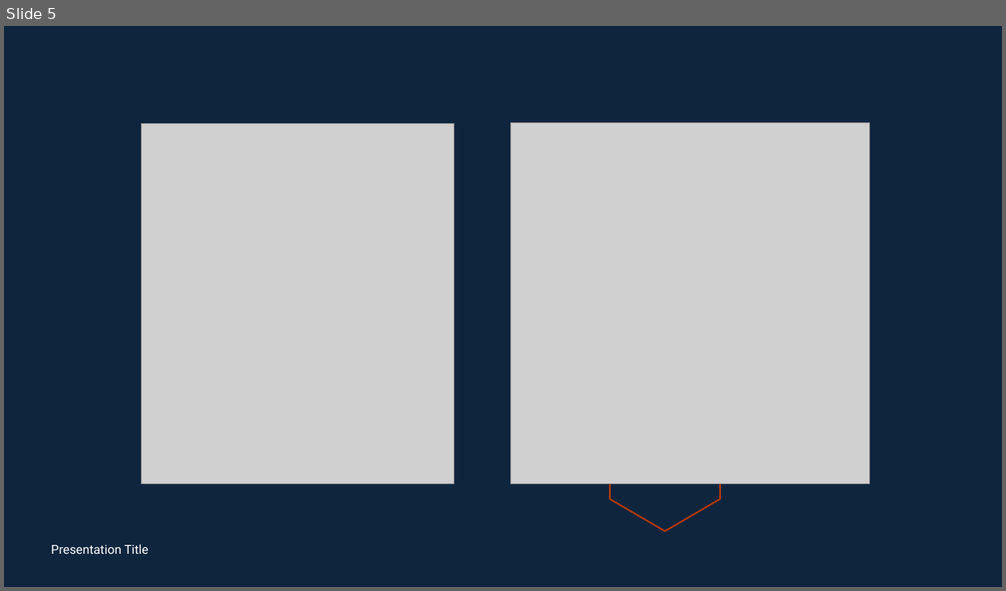
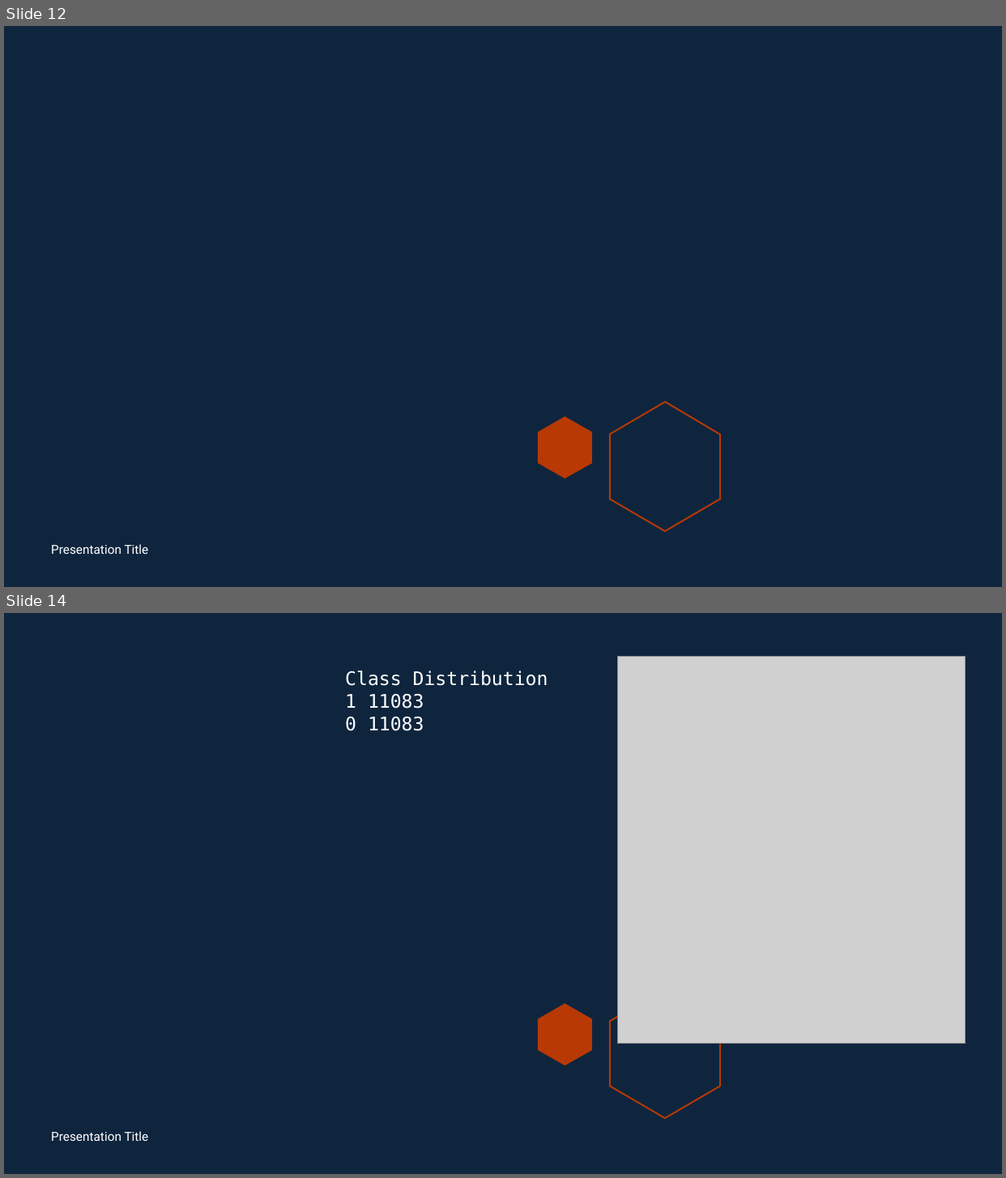
Before and after one commit to MaricrisResma/Detect-Credit-Card-Fraud-DT-RandomForest, a slide deck: DOC/Results_Final.pptx. Shown one above the other, each under a label of ours: slide 5 before the commit, slides 12 and 14 after it; the slides between them are not shown. The pictures are 1006x591 and 1006x1178 pixels, drawn with LibreOffice and Linux fonts; fonts in the diff are those of the drawing; grey boxes stand for pictures; background and template pictures are left out. Boxes give left, top, right and bottom in pixels: in the first picture for what was removed or moved away, otherwise in the second. Text is boxed around its words. In the diff, an @@ line names an element or a change of style, - is before the commit and + after.

```diff
--- a/DOC/Results_Final.pptx
+++ b/DOC/Results_Final.pptx
@@ slide 14 added at <box>4,613,1002,1174</box>, background #0F253E; not listed: 2 template elements that a slide beside it also shows @@
@@ picture added at <box>617,657,965,1044</box> @@
@@ text added at <box>345,671,548,731</box>, 18 pt, text #FFFFFF @@
+Class Distribution
+1 11083
+0 11083
@@ text added at <box>51,1131,149,1141</box>, 12 pt, text #FFFFFF @@
+Presentation Title
@@ what was slide 5 is now slide 12 @@
@@ slide 12 changed as well @@
@@ picture removed at <box>142,123,454,484</box> @@
@@ picture removed at <box>511,123,870,485</box> @@
@@ freeform shape added at <box>538,416,592,479</box>, fill #B83903 @@
```
Also in this commit, not shown: 4 other slides changed, 14 other slides added, 1 other file.
